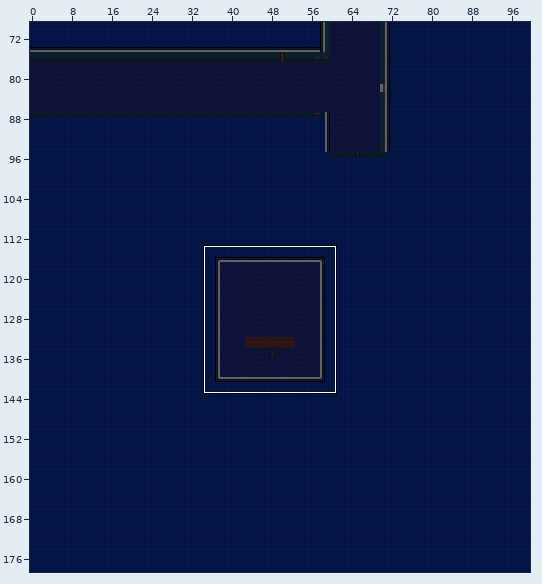
Level history. Tiled map: game/assets/tiles/maze.tmx. Above: a wide view before the commit, with the close-up outlined.
Close-up. First the earlier version:
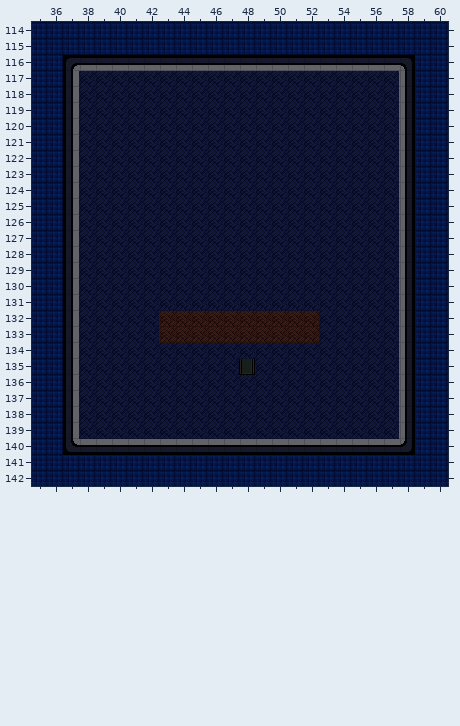
Cells are 16x16 px. Shown: x 35..60, y 114..142. The commit also changed other parts of the map, which this record leaves out.
After the commit:
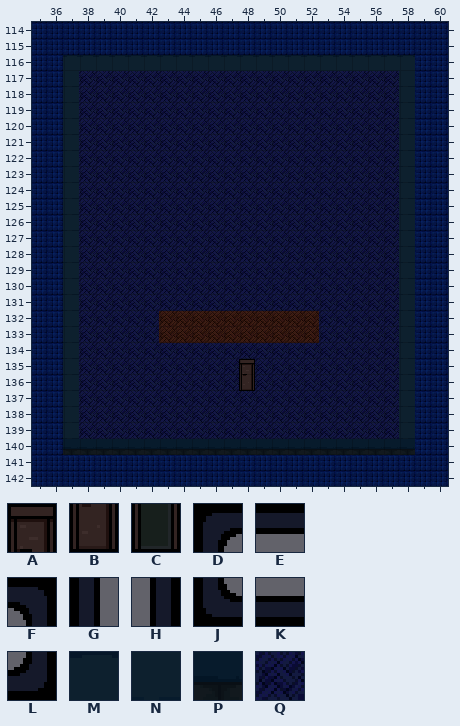
Key: from "furniture_tileset_v2": A 418, B 449, C 451; from "parede_chao_tileset_v2": D 1, E 2, F 3, G 6, H 8, J 11, K 12, L 13, M 18, N 23, P 28, Q 33.
_ is an empty cell, . an unchanged one.
What changed:
--- layer "Maze"
@@ x 37..58 @@
-116 DEEEEEEEEEEEEEEEEEEEEF
-117 G....................H
-118 G....................H
-119 G....................H
-120 G....................H
-121 G....................H
-122 G....................H
-123 G....................H
-124 G....................H
-125 G....................H
-126 G....................H
-127 G....................H
-128 G....................H
-129 G....................H
-130 G....................H
-131 G....................H
-132 G....................H
-133 G....................H
-134 G....................H
-135 G..........C.........H
-136 G..........Q.........H
-137 G....................H
-138 G....................H
-139 G....................H
-140 JKKKKKKKKKKKKKKKKKKKKL
+116 MMMMMMMMMMMMMMMMMMMMMM
+117 N....................N
+118 N....................N
+119 N....................N
+120 N....................N
+121 N....................N
+122 N....................N
+123 N....................N
+124 N....................N
+125 N....................N
+126 N....................N
+127 N....................N
+128 N....................N
+129 N....................N
+130 N....................N
+131 N....................N
+132 N....................N
+133 N....................N
+134 N....................N
+135 N..........A.........N
+136 N..........B.........N
+137 N....................N
+138 N....................N
+139 N....................N
+140 PPPPPPPPPPPPPPPPPPPPPP
Where, in picture pixels (left, top, right, bottom), the same in both close-ups:
changed: (63, 55, 415, 455)
